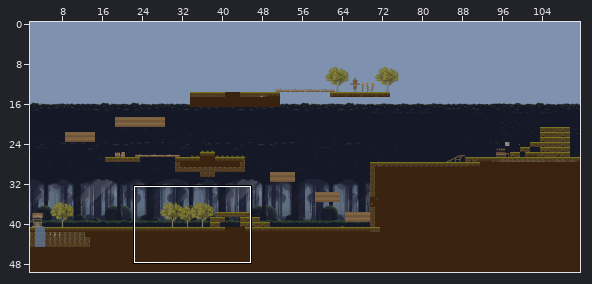
A Tiled map gets an edit: assets/GameMap.tmx. The picture above shows the old version from afar; the outline marks the close-up.
Close-up. Before the commit:
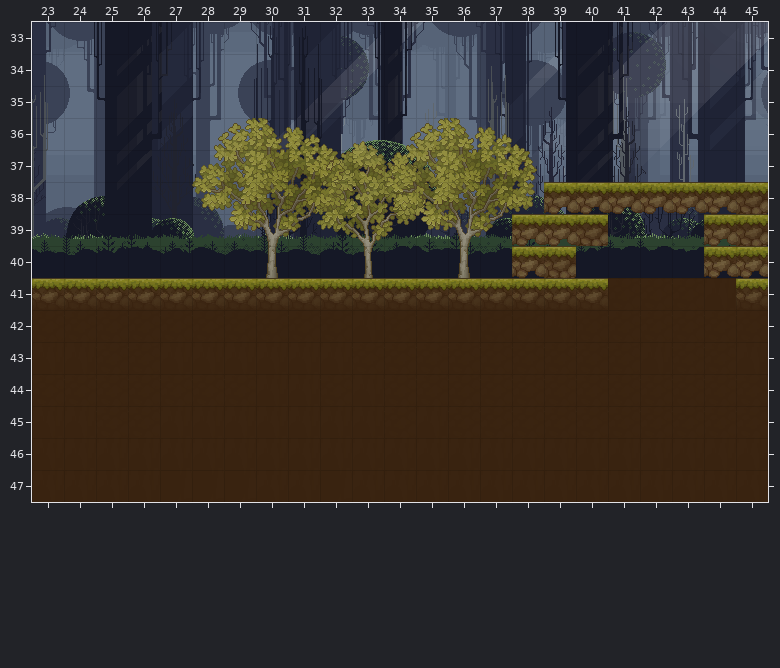
Cells are 32x32 px. Shown: x 23..45, y 33..47. The commit also changed other parts of the map, which this record leaves out.
Now the later version:
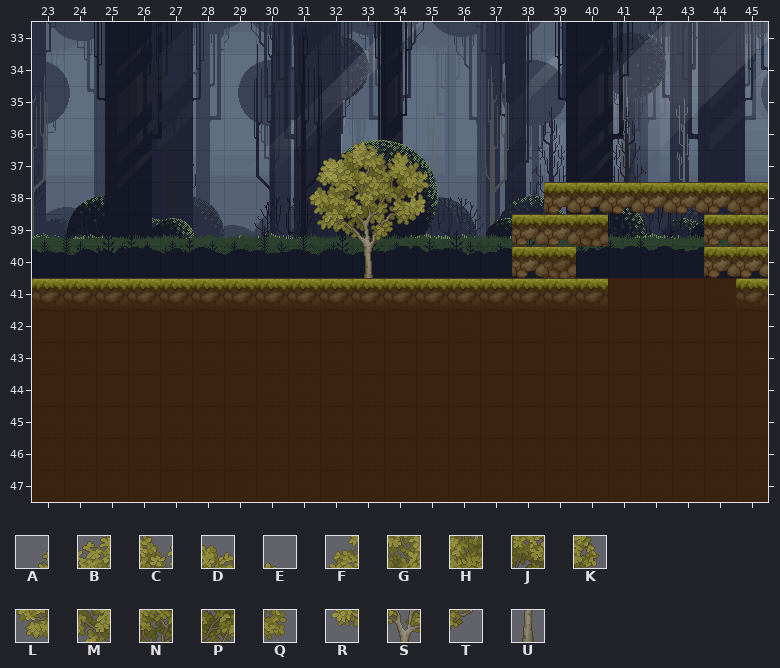
Key: from "TX Village Props": A 474, B 475, C 476, D 477, E 478, F 506, G 507, H 508, J 509, K 510, L 538, M 539, N 540, P 541, Q 542, R 571, S 572, T 573, U 604.
_ is an empty cell, . an unchanged one.
Difference:
--- layer "Trigger_final"
@@ x 28..38 @@
-36 ABCDE.ABCDE
-37 FGHJK.FGHJK
-38 LMNPQ.LMNPQ
-39 .RST...RST.
-40 ..U.....U..
+36 _____._____
+37 _____._____
+38 _____._____
+39 .___...___.
+40 .._....._..
Pixel boxes of the changes (left, top, right, bottom) in both close-ups:
removed: (192, 118, 345, 278)
removed: (384, 118, 537, 278)
